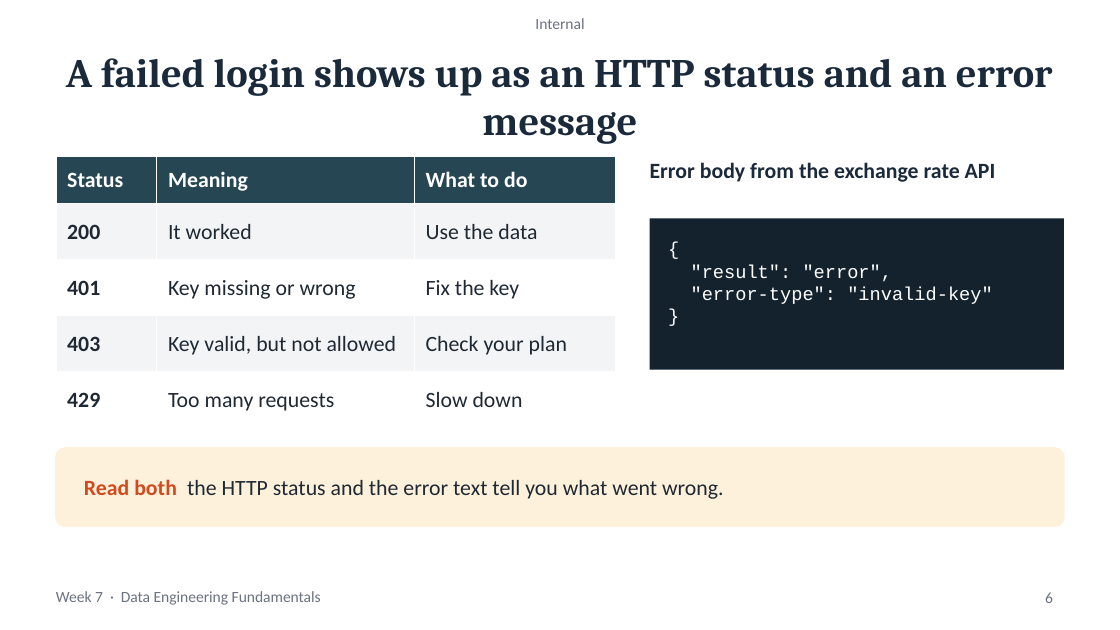
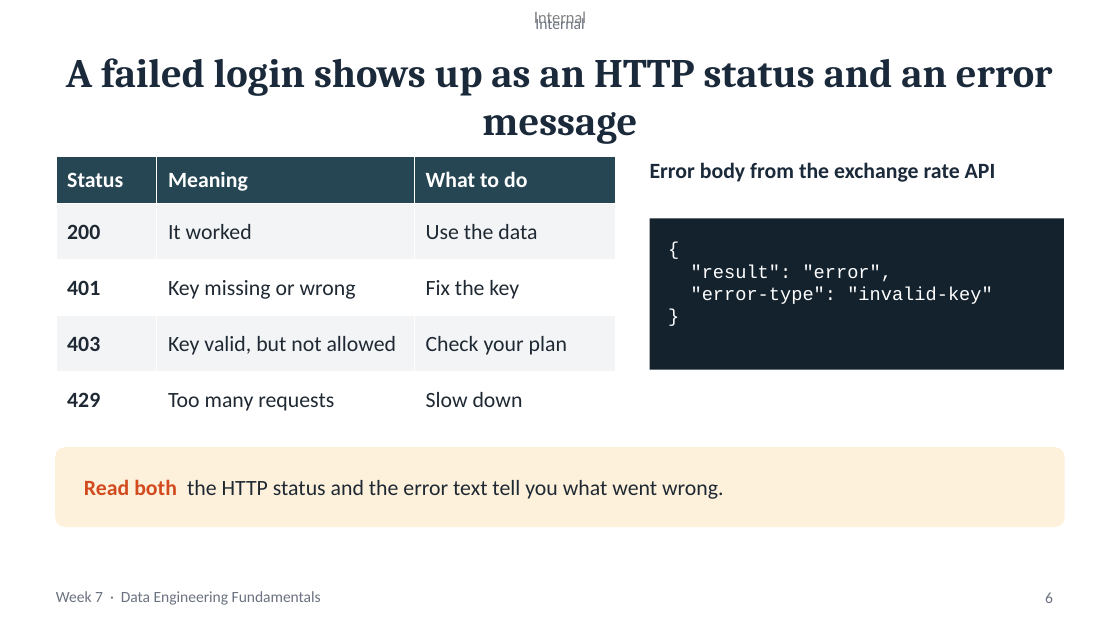
Before and after one commit to joejoe192/olist-de-capstone, a slide deck: slide 6 of week7_day_2_working_with_apis_2hr.pptx. Drawn at 1120x630 pixels with LibreOffice and Linux fonts; fonts in the diff are those of the drawing. Boxes give left, top, right and bottom in pixels: in the first picture for what was removed or moved away, otherwise in the second. Text is boxed around its words. In the diff, an @@ line names an element or a change of style, - is before the commit and + after.

```diff
--- a/week7_day_2_working_with_apis_2hr.pptx
+++ b/week7_day_2_working_with_apis_2hr.pptx
@@ text added at [534,11,586,27], 10 pt, text #000000 at 50% opacity @@
+Internal
```
Also in this commit, not shown: 23 other slides changed.
